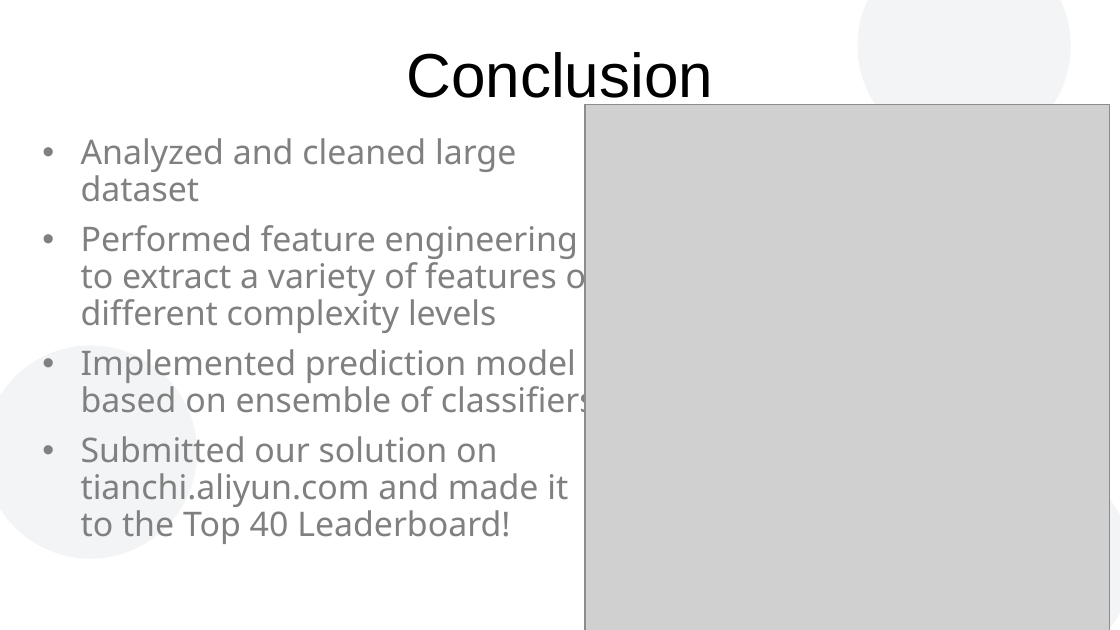
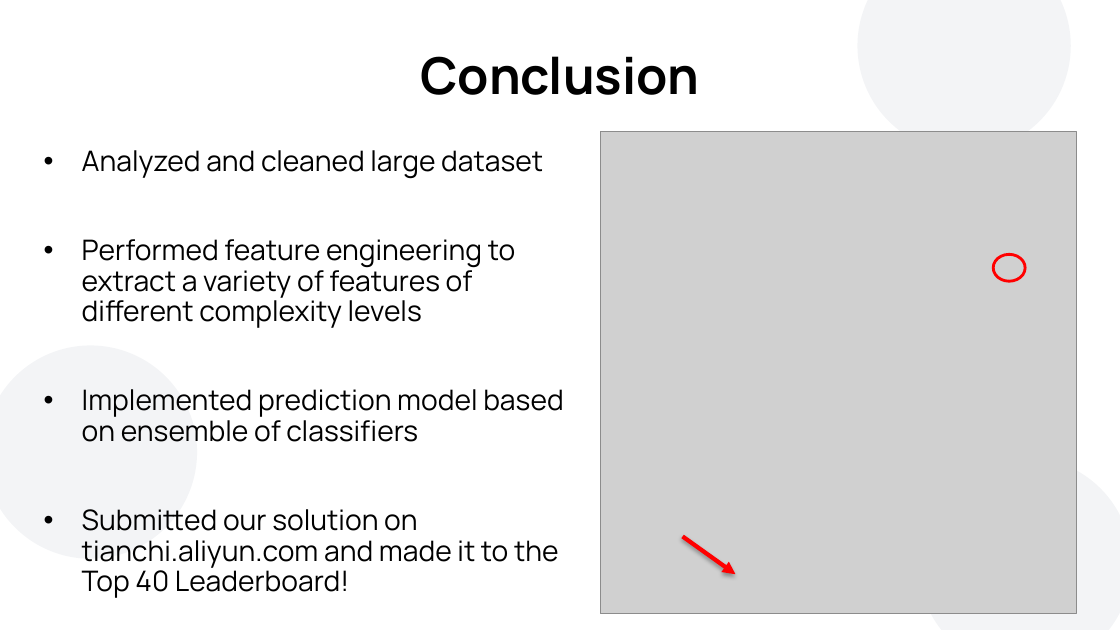
Before and after one commit to atfortes/Repeat-Buyers-Prediction, a slide deck: slide 26 of final_presentation.pptx (slide 25 before the commit). Drawn at 1120x630 pixels with LibreOffice and Linux fonts; fonts in the diff are those of the drawing; grey boxes stand for pictures; background and template pictures are left out. Boxes give left, top, right and bottom in pixels: in the first picture for what was removed or moved away, otherwise in the second. Text is boxed around its words. In the diff, an @@ line names an element or a change of style, - is before the commit and + after.

```diff
--- a/final_presentation.pptx
+++ b/final_presentation.pptx
@@ title "Conclusion" at (420, 56, 700, 95): size 44 to 36 pt, font Arial to Manrope, bold on @@
@@ picture: place and size @@
-picture at (585, 105, 1110, 630)
+picture at (601, 131, 1077, 614)
@@ subtitle "Analyzed and cleaned large dataset": place and size @@
-subtitle "Analyzed and cleaned large dataset" at (81, 138, 598, 544)
+subtitle "Analyzed and cleaned large dataset" at (82, 150, 563, 598)
@@ subtitle "Analyzed and cleaned large dataset" at (82, 150, 563, 598): size 24 to 20 pt, font Noto Sans to Manrope, text colour #808080 to #000000 @@
@@ ellipse added at (994, 254, 1025, 281), outline #FF0000 2 pt @@
@@ arrow added from (683, 537) to (736, 574), #FF0000 3 pt @@
```
Also in this commit, not shown: 24 other slides changed, 1 slide added.
